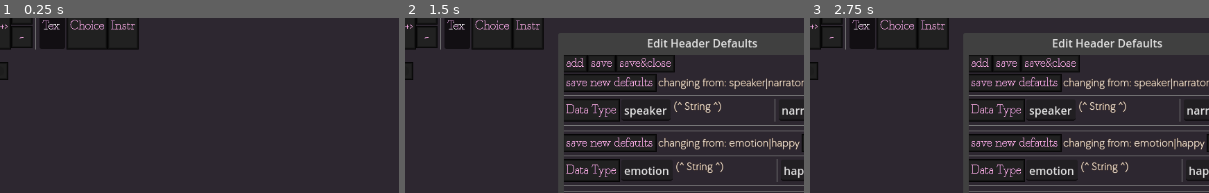
Above: before the commit, frames 1-3 (left to right).
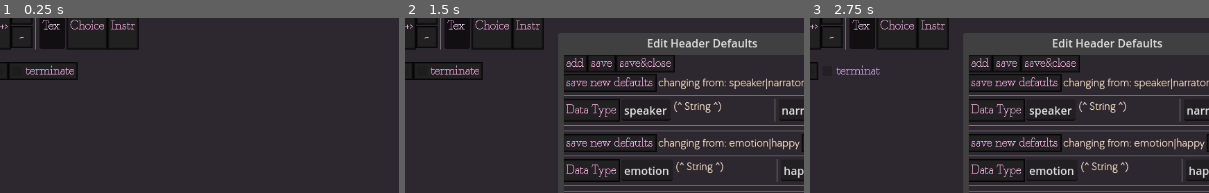
Above: after the commit, the same moments.

Repository: SnekOfSpice/dialog-editor
Game: Godot game, scene res://src/editor.tscn
Two runs of this game, one before a commit and one after it. Both use one fixed random seed, a clock stepped at 60 frames per second and the inputs below.
Inputs (mouse positions are % of the whole screen's width and height, from its top left):
- Up to frame 1 (0.25 s): no input
- Up to frame 2 (1.5 s): click "edit header" at 0.5 s; click "edit instructions" at 1.25 s
- Up to frame 3 (2.75 s): click (18, 35) at 2 s, where only the run after the commit has a clickable "terminate"
The pictures show only the part of the screen within x 13-63%, y 20-70%; the shares and areas given below are measured in that part.

The runs differ from the first frame. In frame 1, 0.7% of the frame differs, in the area x 2-20%, y 25-36%; in frame 2, 0.7%; in frame 3, 0.2%.

Commit message:
add page termination

Diff:
--- a/src/page.gd
+++ b/src/page.gd
@@ -35,6 +35,7 @@
 	data["number"] = number
 	data["page_key"] = page_key
 	data["next"] = find_child("NextLineEdit").value
+	data["terminate"] = find_child("TerminateCheck").button_pressed
 
 	var lines_data := []
 	for c in find_child("Lines").get_children():
@@ -66,6 +67,7 @@
 	if not data.get("next"):
 		data["next"] = number+1
 	set_next(int(data.get("next")))
+	find_child("TerminateCheck").button_pressed = data.get("terminate", false)
 	deserialize_lines(data.get("lines"))
 
 func deserialize_lines(lines_data: Array):
--- a/src/page.tscn
+++ b/src/page.tscn
@@ -51,6 +51,12 @@
 layout_mode = 2
 text = "-> 1 | pagekey"
 
+[node name="TerminateCheck" type="CheckBox" parent="Info"]
+layout_mode = 2
+tooltip_text = "terminates the page, stopping the parser from reading the next one automatically. you should still set the next page index, as when you start reading dialog again, you may want to not have to set that page index manually."
+focus_mode = 0
+text = "terminate"
+
 [node name="Controls" type="HBoxContainer" parent="."]
 layout_mode = 2
 size_flags_horizontal = 0
